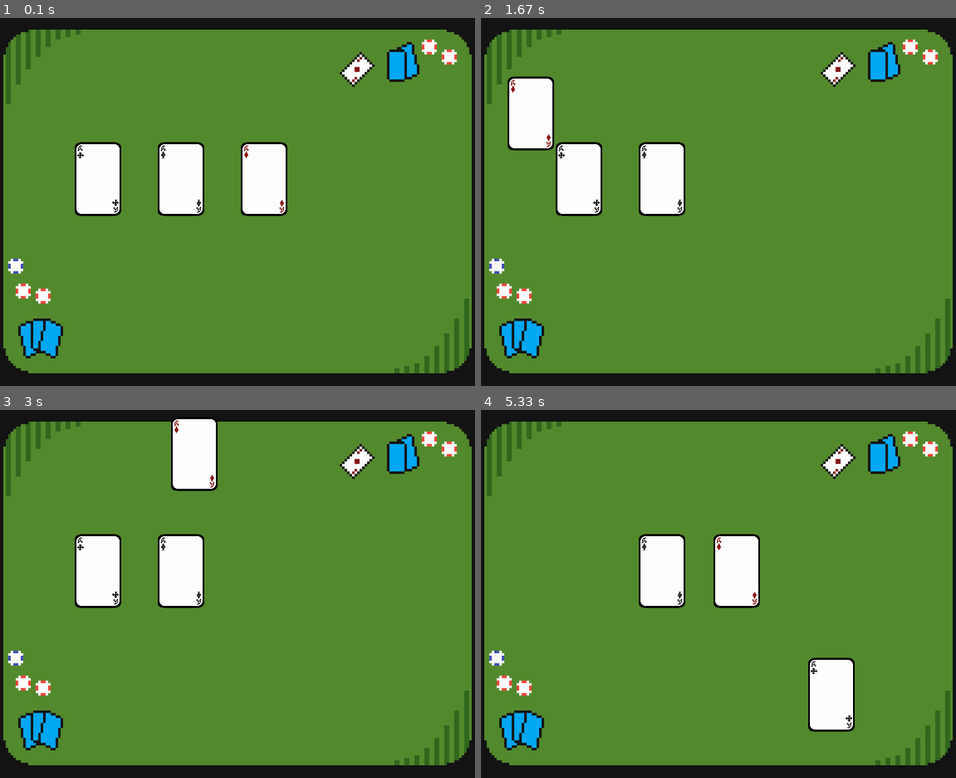
Above: before the commit, frames 1-4 (two rows, left to right).
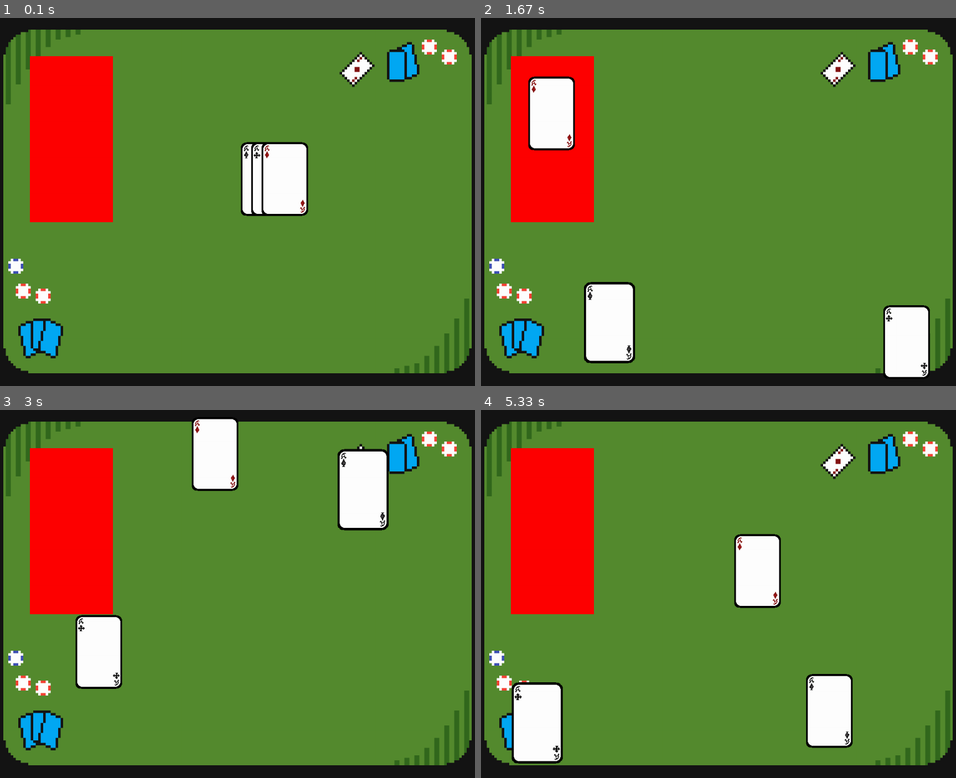
Above: after the commit, the same moments.

Repository: etooley77/pygame-card-game-engine
Game: pygame game, started from main.py
Two runs of this game, one before a commit and one after it. Both use one fixed random seed, a clock stepped at 60 frames per second and the inputs below.
Inputs (mouse positions are in pixels of both pictures, inside the frame that each line leads up to):
- Up to frame 1 (0.1 s): no input
- Up to frame 2 (1.67 s): press the mouse at (766, 179) at 0.37 s; move the mouse to (666, 161) at 0.47 s; release the mouse at (561, 146) at 0.6 s; press the mouse at (561, 146) at 0.7 s; move the mouse to (557, 128) at 0.8 s; release the mouse at (552, 113) at 0.93 s; press the mouse at (756, 179) at 1.03 s; move the mouse to (832, 260) at 1.13 s; release the mouse at (908, 341) at 1.27 s; press the mouse at (747, 179) at 1.37 s; move the mouse to (675, 249) at 1.47 s; release the mouse at (609, 323) at 1.6 s
- Up to frame 3 (3 s): press the mouse at (427, 733) at 1.7 s; move the mouse to (261, 693) at 1.8 s; release the mouse at (99, 652) at 1.93 s; press the mouse at (427, 733) at 2.03 s; move the mouse to (422, 594) at 2.13 s; release the mouse at (422, 450) at 2.27 s; press the mouse at (71, 505) at 2.37 s; move the mouse to (142, 479) at 2.47 s; release the mouse at (213, 454) at 2.6 s; press the mouse at (128, 715) at 2.7 s; move the mouse to (247, 601) at 2.8 s; release the mouse at (361, 490) at 2.93 s
- Up to frame 4 (5.33 s): press the mouse at (694, 454) at 3.03 s; move the mouse to (728, 513) at 3.13 s; release the mouse at (756, 571) at 3.27 s; press the mouse at (842, 490) at 3.37 s; move the mouse to (709, 538) at 3.47 s; release the mouse at (576, 586) at 3.6 s; press the mouse at (694, 454) at 3.7 s; move the mouse to (713, 590) at 3.8 s; release the mouse at (728, 726) at 3.93 s; press the mouse at (842, 490) at 4.03 s; move the mouse to (808, 538) at 4.13 s; release the mouse at (770, 586) at 4.27 s; press the mouse at (576, 586) at 4.37 s; move the mouse to (704, 649) at 4.47 s; release the mouse at (827, 711) at 4.6 s; press the mouse at (576, 586) at 4.7 s; move the mouse to (666, 531) at 4.8 s; release the mouse at (761, 472) at 4.93 s; press the mouse at (580, 652) at 5.03 s; move the mouse to (557, 686) at 5.13 s; release the mouse at (538, 722) at 5.27 s

The runs differ from the first frame. In frame 1, 11% of the frame differs, in the area x 6-65%, y 10-56%; in frame 2, 14%; in frame 3, 16%, in the area x 6-82%, y 2-76%; in frame 4, 15%.

Commit message:
add test SnapZone to test rendering

Diff:
--- a/game/states/sandbox_state.py
+++ b/game/states/sandbox_state.py
@@ -3,6 +3,7 @@
 from engine.state.base_state import BaseState
 
 from engine.cards.card import Card
+from engine.cards.obj.snap_zone import SnapZone
 
 class SandboxState(BaseState):
 	def __init__(self, game_context):
@@ -30,6 +31,8 @@
 	def render(self, surface):
 		super().render(surface)
 
+		self.snap_zone.render(surface)
+
 		for card in self.cards:
 			card.render(surface)
 
@@ -40,11 +43,13 @@
 
 		self.game_context["asset_manager"].load_default_cards()
 
-		aos = Card(self.game_context["asset_manager"].get("ace_of_spades"), (400, 300))
+		aos = Card(self.game_context["asset_manager"].get("ace_of_spades"), (600, 300))
 		self.cards.append(aos)
 
-		aoc = Card(self.game_context["asset_manager"].get("ace_of_clubs"), (200, 300))
+		aoc = Card(self.game_context["asset_manager"].get("ace_of_clubs"), (625, 300))
 		self.cards.append(aoc)
 
-		aod = Card(self.game_context["asset_manager"].get("ace_of_diamonds"), (600, 300))
+		aod = Card(self.game_context["asset_manager"].get("ace_of_diamonds"), (650, 300))
 		self.cards.append(aod)
+
+		self.snap_zone = SnapZone((100, 100), (200, 400))
